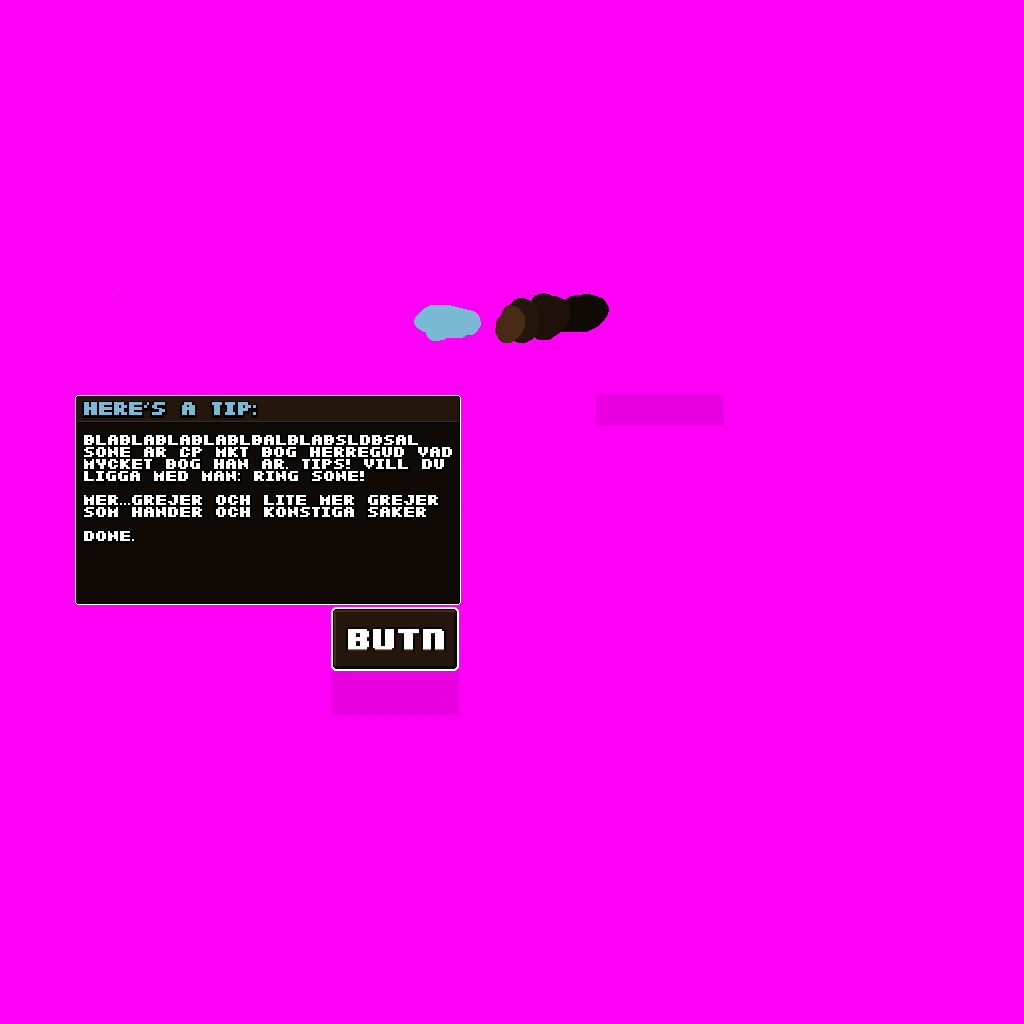
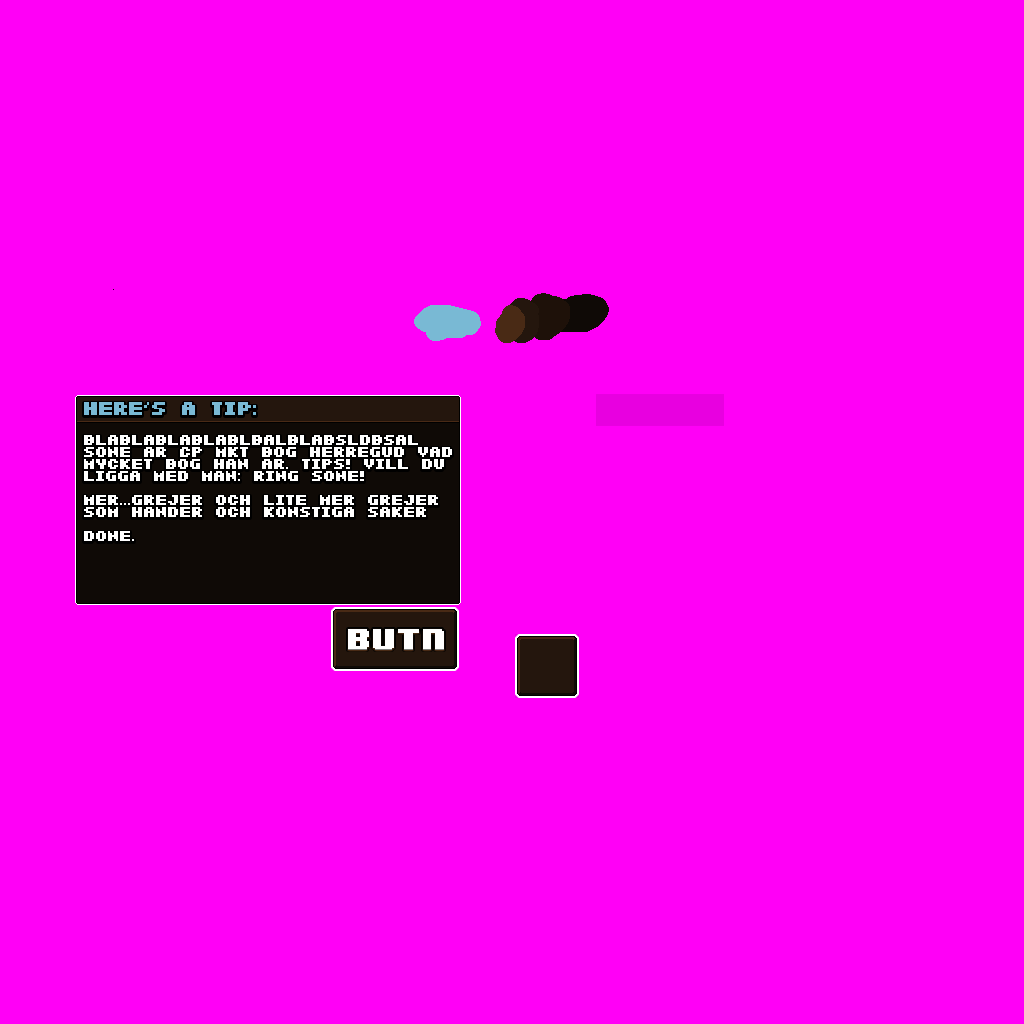
Before/after of a 1024x1024 layered artwork. What changed in the layer stack:
added layer "Layer 1 copy" above "Button" over [517, 636, 577, 696]
painted on "128x64" over [331, 634, 579, 715]
